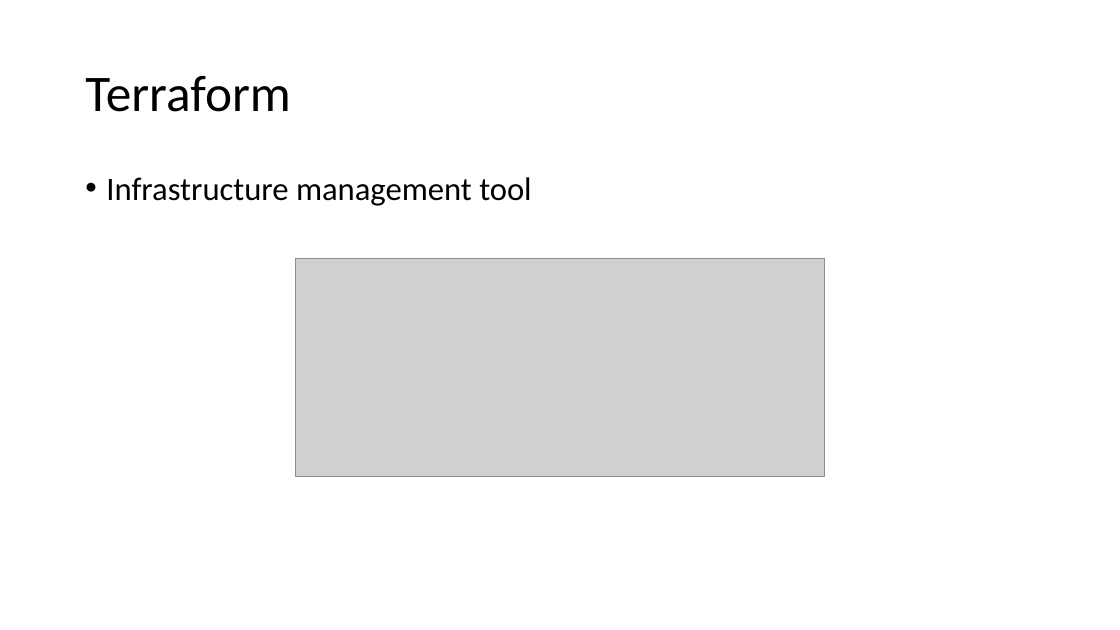
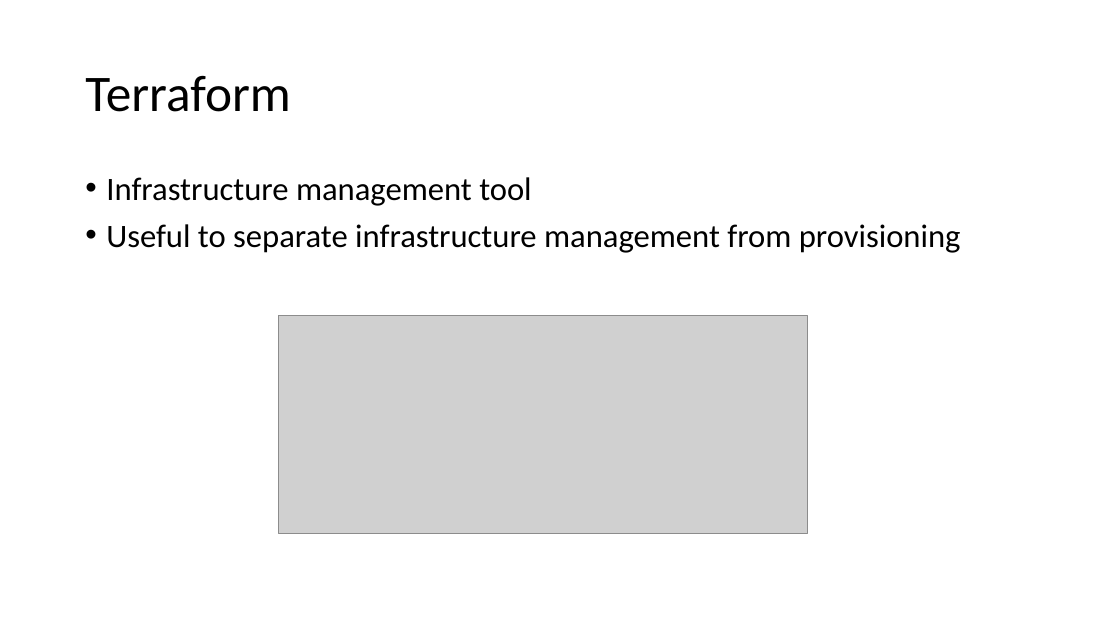
Before and after one commit to lisaplusplus/ansible-terraform-digitalocean-dualtomcat, a slide deck: slide 10 of ansible.pptx. Drawn at 1120x630 pixels with LibreOffice and Linux fonts; fonts in the diff are those of the drawing; grey boxes stand for pictures; background and template pictures are left out. Boxes give left, top, right and bottom in pixels: in the first picture for what was removed or moved away, otherwise in the second. Text is boxed around its words. In the diff, an @@ line names an element or a change of style, - is before the commit and + after.

```diff
--- a/ansible.pptx
+++ b/ansible.pptx
@@ text at [106, 224, 961, 253]: paragraph added @@
+• Useful to separate infrastructure management from provisioning
@@ picture: place and size @@
-picture at [296, 259, 824, 477]
+picture at [279, 315, 807, 534]
```
Also in this commit, not shown: 6 other slides changed, 2 slides added, 1 slide removed.
